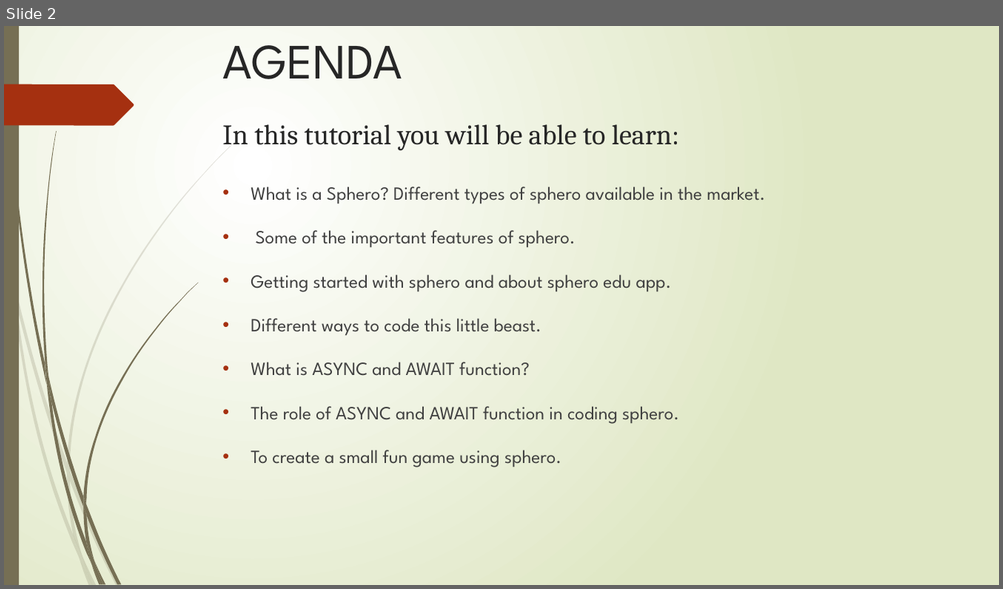
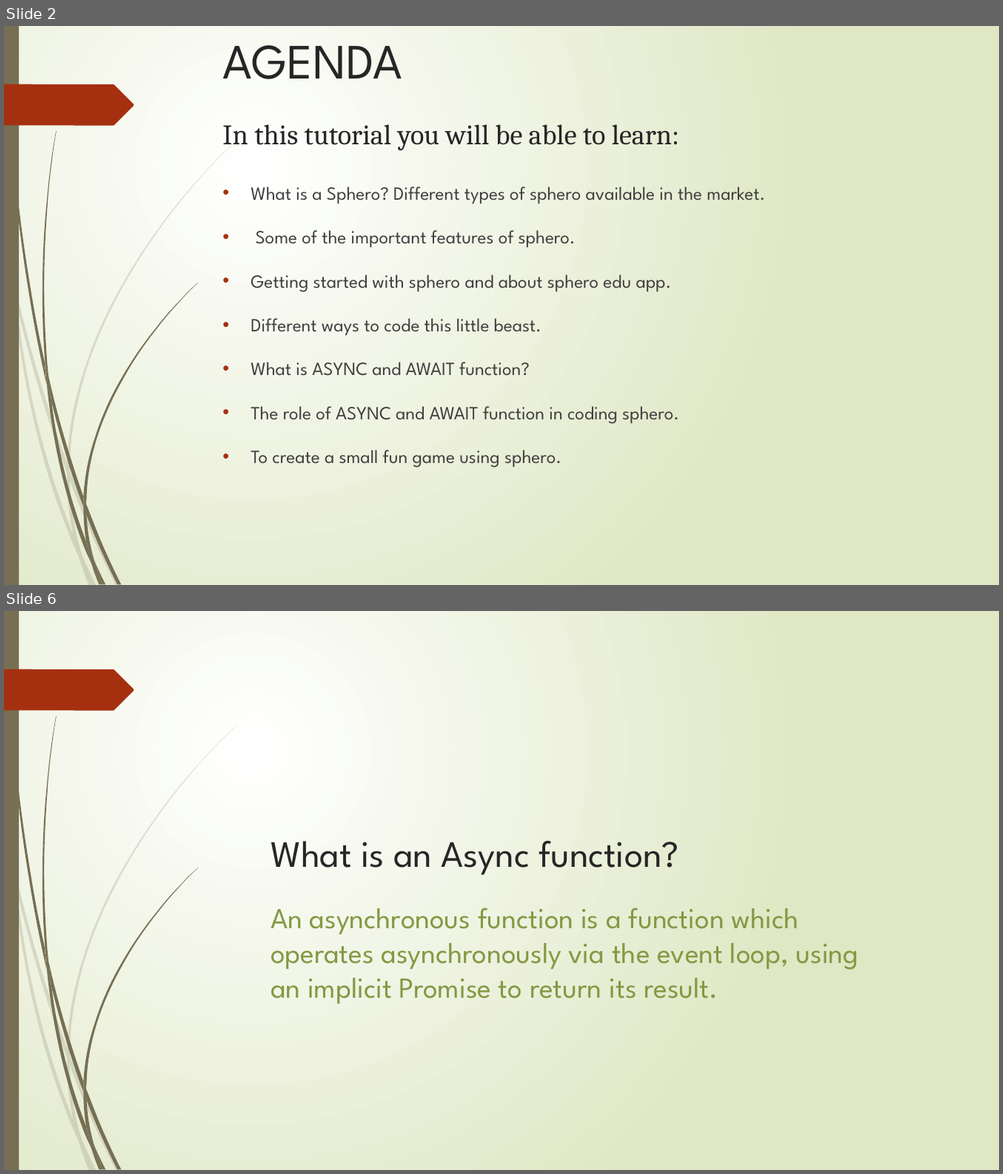
Before and after one commit to AnkitPrakash687/sphero_tutorial, a slide deck: SPHERO.pptx. Shown one above the other, each under a label of ours: slide 2 before the commit, slides 2 and 6 after it; the slides between them are not shown. The pictures are 1003x589 and 1003x1174 pixels, drawn with LibreOffice and Linux fonts; fonts in the diff are those of the drawing. Boxes give left, top, right and bottom in pixels: in the first picture for what was removed or moved away, otherwise in the second. Text is boxed around its words. In the diff, an @@ line names an element or a change of style, - is before the commit and + after.

```diff
--- a/SPHERO.pptx
+++ b/SPHERO.pptx
@@ slide 6 added at bbox=[4, 611, 999, 1170], background gradient #FFFFFF to #DFE8C4; not listed: 24 template elements that a slide beside it also shows @@
@@ title added at bbox=[270, 840, 679, 875], 36 pt, text #262626 @@
+What is an Async function?
@@ text added at bbox=[270, 908, 859, 1004], 28 pt, text #839943 @@
+An asynchronous function is a function which operates asynchronously via the event loop, using an implicit Promise to return its result.
```
Also in this commit, not shown: 1 slide changed, 5 other slides added.
